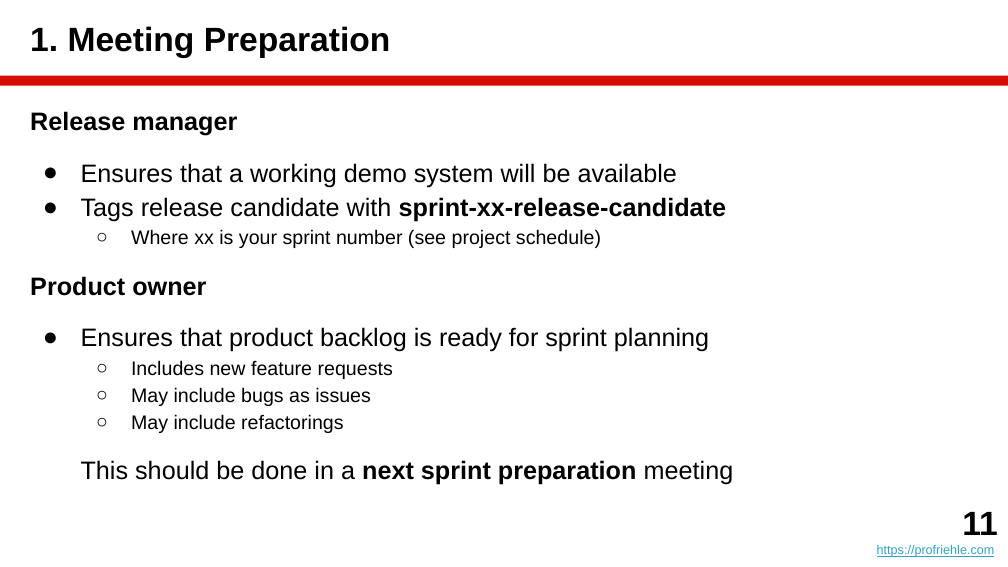
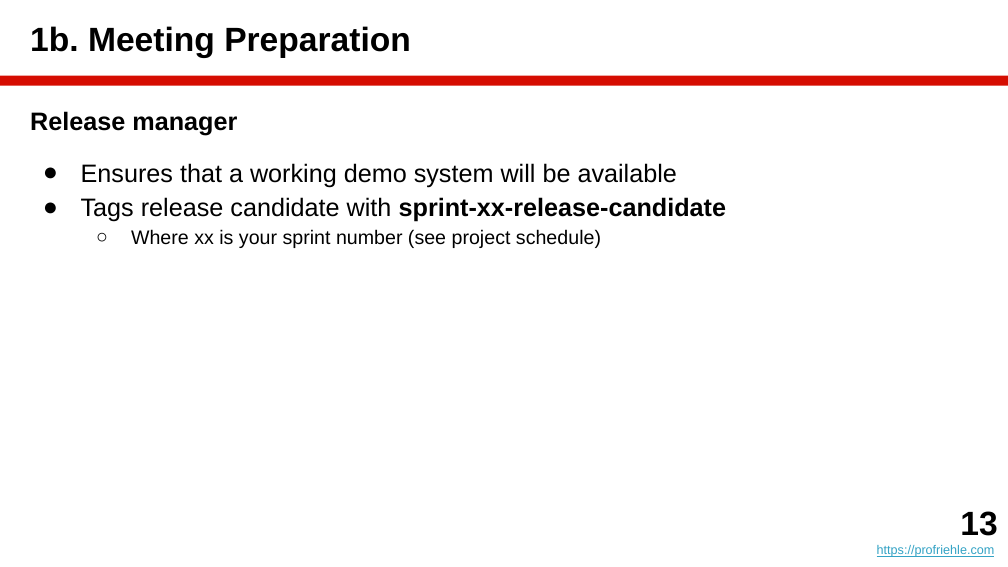
Before and after one commit to dirkriehle/amos-course, a slide deck: slide 13 of Lecture slides/AMOS B02 - Scrum and AMOS.pptx (slide 11 before the commit). Drawn at 1008x567 pixels with LibreOffice and Linux fonts; fonts in the diff are those of the drawing. Boxes give left, top, right and bottom in pixels: in the first picture for what was removed or moved away, otherwise in the second. Text is boxed around its words. In the diff, an @@ line names an element or a change of style, - is before the commit and + after.

```diff
--- a/Lecture slides/AMOS B02 - Scrum and AMOS.pptx
+++ b/Lecture slides/AMOS B02 - Scrum and AMOS.pptx
@@ title at <box>30,26,411,58</box>: text changed @@
-1. Meeting Preparation
+1b. Meeting Preparation
@@ text at <box>30,276,734,485</box>: paragraphs removed @@
-Product owner
-● Ensures that product backlog is ready for sprint planning
-  ○ Includes new feature requests
-  ○ May include bugs as issues
-  ○ May include refactorings
-This should be done in a next sprint preparation meeting
@@ text at <box>960,511,997,536</box>: text changed @@
-11
+13
```
Also in this commit, not shown: 2 other slides changed, 2 slides added, 18 other files.
